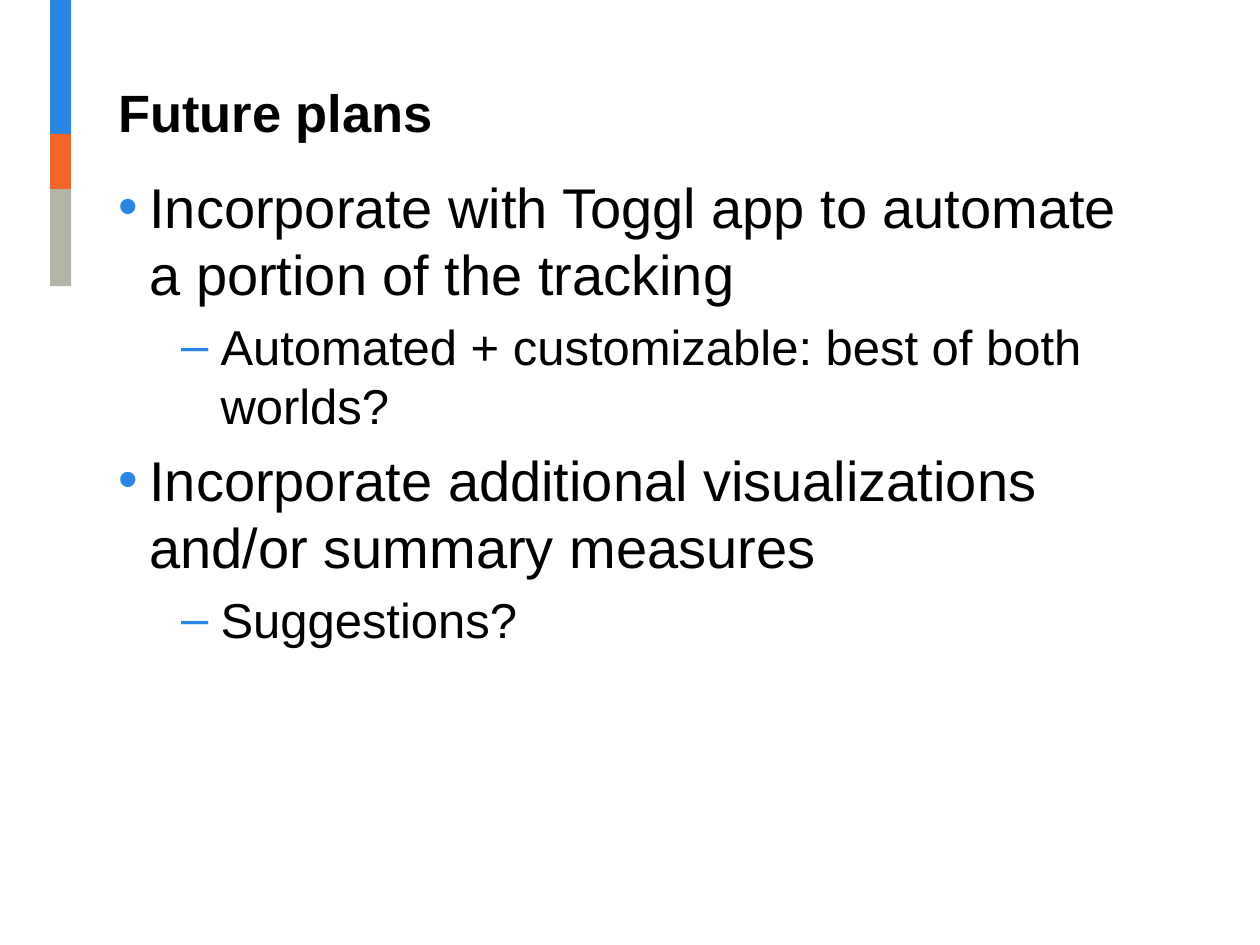
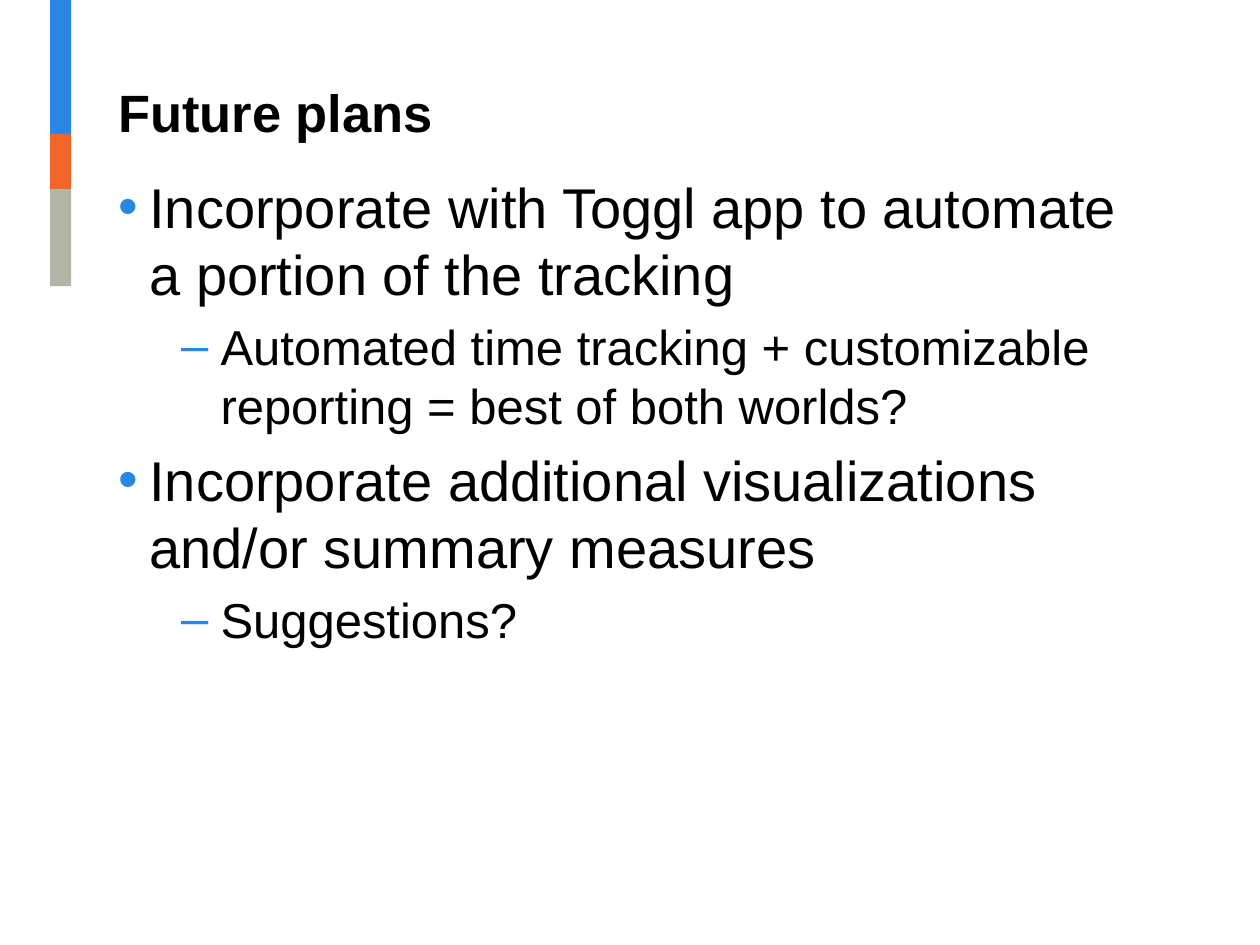
Before and after one commit to jalavery/timetrackR, a slide deck: slide 15 of Project management shiny app presentation.pptx (slide 13 before the commit). Drawn at 1260x945 pixels with LibreOffice and Linux fonts; fonts in the diff are those of the drawing; background and template pictures are left out. Boxes give left, top, right and bottom in pixels: in the first picture for what was removed or moved away, otherwise in the second. Text is boxed around its words. In the diff, an @@ line names an element or a change of style, - is before the commit and + after.

```diff
--- a/Project management shiny app presentation.pptx
+++ b/Project management shiny app presentation.pptx
@@ text at [220,329,1090,434]: text changed @@
-  – Automated + customizable: best of both worlds?
+  – Automated time tracking + customizable reporting = best of both worlds?
```
Also in this commit, not shown: 5 other slides changed, 3 slides added, 2 slides removed, 4 other files.
